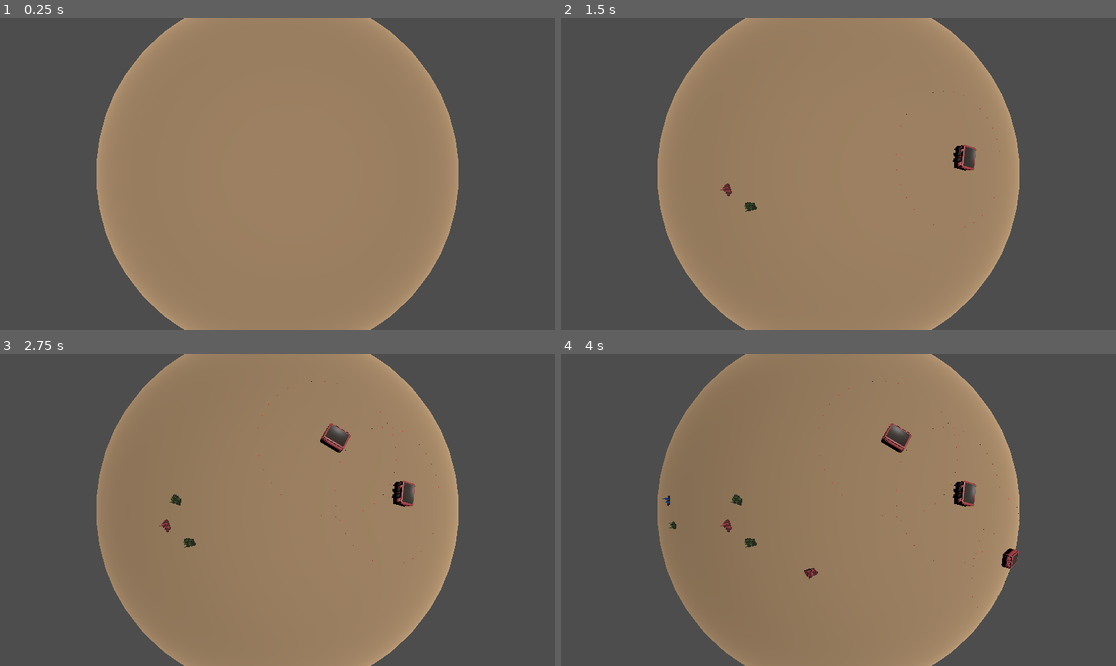
Above: before the commit, frames 1-4 (two rows, left to right).
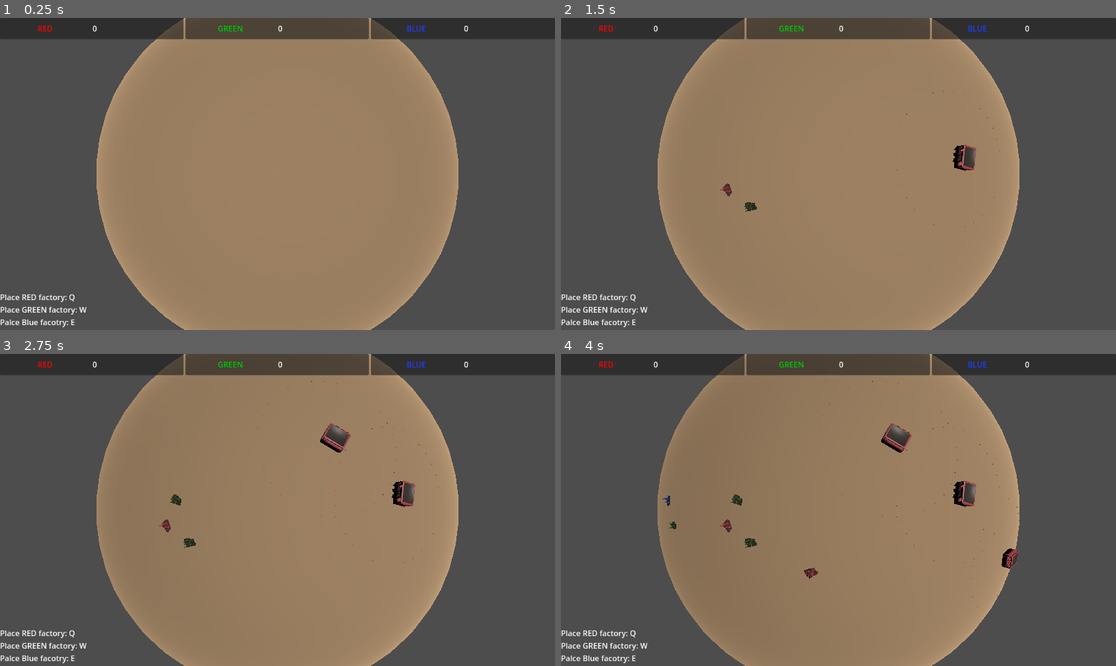
Above: after the commit, the same moments.

Repository: ShadowCurse/gmtk_2024
Game: Godot game, scene res://solar_system.tscn
Two runs of this game, one before a commit and one after it. Both use one fixed random seed, a clock stepped at 60 frames per second and the inputs below.
Inputs (mouse positions are in pixels of both pictures, inside the frame that each line leads up to):
- Up to frame 1 (0.25 s): no input
- Up to frame 2 (1.5 s): tap Enter at 0.5 s; move the mouse to (960, 158) at 0.52 s; hold Right (ui_right) 0.53-1.28 s; tap W (place_hub) at 0.6 s; click (960, 158) at 0.67 s; tap Space at 1.25 s; move the mouse to (727, 189) at 1.27 s; hold Down (ui_down) from 1.28 s (still down); tap Q (place_resource) at 1.35 s; click (727, 189) at 1.42 s
- Up to frame 3 (2.75 s): move the mouse to (333, 441) at 2.02 s; release Down (ui_down) at 2.03 s; hold Right (ui_right) from 2.03 s (still down); tap W (place_hub) at 2.1 s; click (333, 441) at 2.17 s
- Up to frame 4 (4 s): tap Enter at 2.75 s; move the mouse to (810, 572) at 2.77 s; release Right (ui_right) at 2.78 s; hold Up (ui_up) 2.78-3.53 s; tap Q (place_resource) at 2.85 s; click (810, 572) at 2.92 s; tap Space at 3.5 s; move the mouse to (1005, 556) at 3.52 s; hold Left (ui_left) from 3.53 s (still down); tap W (place_hub) at 3.6 s; click (1005, 556) at 3.67 s

The runs differ from the first frame. In frame 1, 7.1% of the frame differs, in the area x 0-100%, y 0-100%; in frame 2, 7.1%; in frame 3, 7.1%; in frame 4, 7.1%.

Commit message:
add basic ui

Diff:
--- a/solar_system.tscn
+++ b/solar_system.tscn
@@ -1,11 +1,14 @@
-[gd_scene load_steps=4 format=3 uid="uid://i1kc0kubuujw"]
+[gd_scene load_steps=5 format=3 uid="uid://i1kc0kubuujw"]
 
 [ext_resource type="Script" path="res://solar_system.gd" id="1_0j8ob"]
 [ext_resource type="PackedScene" uid="uid://dwp352sd18676" path="res://sun.tscn" id="1_2v0qv"]
 [ext_resource type="PackedScene" uid="uid://sopr4q2hdxso" path="res://planet.tscn" id="2_a8n8s"]
+[ext_resource type="PackedScene" uid="uid://caex2v75b82lu" path="res://ui.tscn" id="4_473mp"]
 
 [node name="solar_system" type="Node3D"]
 script = ExtResource("1_0j8ob")
+
+[node name="ui" parent="." instance=ExtResource("4_473mp")]
 
 [node name="sun" parent="." instance=ExtResource("1_2v0qv")]
 transform = Transform3D(1, 0, 0, 0, 1, 0, 0, 0, 1, 2000, 0, 0)
--- /dev/null
+++ b/ui.gd
@@ -0,0 +1,20 @@
+extends Control
+
+@onready var red_count = $VBoxContainer/HBoxContainer/red/HBoxContainer/red_count
+@onready var green_count = $VBoxContainer/HBoxContainer/green/HBoxContainer/green_count
+@onready var blue_count = $VBoxContainer/HBoxContainer/blue/HBoxContainer/blue_count
+
+func _ready():
+    pass
+
+func _process(delta):
+    pass
+
+func update_red_count(count: int):
+    self.red_count.text = "%d" % count
+
+func update_green_count(count: int):
+    self.green_count.text = "%d" % count
+
+func update_blue_count(count: int):
+    self.blue_count.text = "%d" % count
--- /dev/null
+++ b/ui.tscn
@@ -0,0 +1,119 @@
+[gd_scene load_steps=2 format=3 uid="uid://caex2v75b82lu"]
+
+[ext_resource type="Script" path="res://ui.gd" id="1_4kyg6"]
+
+[node name="ui" type="Control"]
+layout_mode = 3
+anchors_preset = 15
+anchor_right = 1.0
+anchor_bottom = 1.0
+grow_horizontal = 2
+grow_vertical = 2
+mouse_filter = 1
+script = ExtResource("1_4kyg6")
+
+[node name="VBoxContainer" type="VBoxContainer" parent="."]
+layout_mode = 1
+anchors_preset = 15
+anchor_right = 1.0
+anchor_bottom = 1.0
+grow_horizontal = 2
+grow_vertical = 2
+
+[node name="HBoxContainer" type="HBoxContainer" parent="VBoxContainer"]
+layout_mode = 2
+size_flags_vertical = 3
+size_flags_stretch_ratio = 0.54
+
+[node name="red" type="Panel" parent="VBoxContainer/HBoxContainer"]
+layout_mode = 2
+size_flags_horizontal = 3
+
+[node name="HBoxContainer" type="HBoxContainer" parent="VBoxContainer/HBoxContainer/red"]
+layout_mode = 1
+anchors_preset = 15
+anchor_right = 1.0
+anchor_bottom = 1.0
+grow_horizontal = 2
+grow_vertical = 2
+
+[node name="red_label" type="Label" parent="VBoxContainer/HBoxContainer/red/HBoxContainer"]
+layout_mode = 2
+size_flags_horizontal = 3
+size_flags_vertical = 1
+theme_override_colors/font_color = Color(1, 0, 0, 1)
+text = "RED"
+horizontal_alignment = 1
+vertical_alignment = 1
+
+[node name="red_count" type="Label" parent="VBoxContainer/HBoxContainer/red/HBoxContainer"]
+layout_mode = 2
+size_flags_horizontal = 3
+text = "0"
+
+[node name="green" type="Panel" parent="VBoxContainer/HBoxContainer"]
+layout_mode = 2
+size_flags_horizontal = 3
+
+[node name="HBoxContainer" type="HBoxContainer" parent="VBoxContainer/HBoxContainer/green"]
+layout_mode = 1
+anchors_preset = 15
+anchor_right = 1.0
+anchor_bottom = 1.0
+grow_horizontal = 2
+grow_vertical = 2
+
+[node name="green_label" type="Label" parent="VBoxContainer/HBoxContainer/green/HBoxContainer"]
+layout_mode = 2
+size_flags_horizontal = 3
+size_flags_vertical = 1
+theme_override_colors/font_color = Color(0, 0.778528, 0.0286701, 1)
+text = "GREEN"
+horizontal_alignment = 1
+vertical_alignment = 1
+
+[node name="green_count" type="Label" parent="VBoxContainer/HBoxContainer/green/HBoxContainer"]
+layout_mode = 2
+size_flags_horizontal = 3
+text = "0"
+
+[node name="blue" type="Panel" parent="VBoxContainer/HBoxContainer"]
+layout_mode = 2
+size_flags_horizontal = 3
+
+[node name="HBoxContainer" type="HBoxContainer" parent="VBoxContainer/HBoxContainer/blue"]
+layout_mode = 1
+anchors_preset = 15
+anchor_right = 1.0
+anchor_bottom = 1.0
+grow_horizontal = 2
+grow_vertical = 2
+
+[node name="blue_label" type="Label" parent="VBoxContainer/HBoxContainer/blue/HBoxContainer"]
+layout_mode = 2
+size_flags_horizontal = 3
+size_flags_vertical = 1
+theme_override_colors/font_color = Color(0.112322, 0.247032, 1, 1)
+text = "BLUE"
+horizontal_alignment = 1
+vertical_alignment = 1
+
+[node name="blue_count" type="Label" parent="VBoxContainer/HBoxContainer/blue/HBoxContainer"]
+layout_mode = 2
+size_flags_horizontal = 3
+text = "0"
+
+[node name="Container" type="Container" parent="VBoxContainer"]
+layout_mode = 2
+size_flags_vertical = 3
+size_flags_stretch_ratio = 6.17
+
+[node name="HBoxContainer2" type="HBoxContainer" parent="VBoxContainer"]
+layout_mode = 2
+size_flags_vertical = 3
+
+[node name="Label" type="Label" parent="VBoxContainer/HBoxContainer2"]
+layout_mode = 2
+text = "Place RED factory: Q
+Place GREEN factory: W
+Palce Blue facotry: E"
